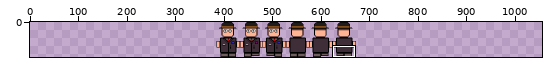
Two versions of one sprite sheet, images/spritesheets/fils_du_préfet_spritesheet.png. Above, an overview of the earlier version with the close-up marked.
Close-up. Earlier state:
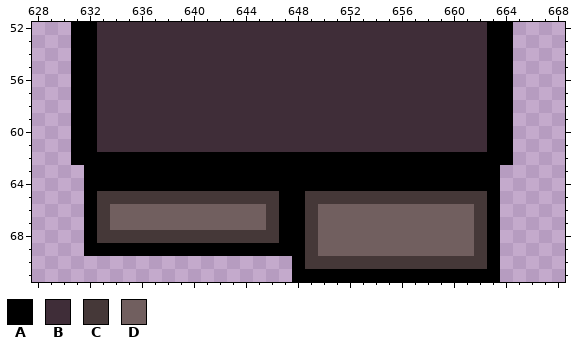
The file is 288x72 pixels. Shown: x 628..668, y 52..71. The old version is drawn lined up with the new one, on the new canvas. The commit also changed other parts of the picture, which this record leaves out.
Palette (. is transparent): A #000000  B #3f2d38  C #453838  D #715f5f
Pixels before, first column x 631:
52 AABBBBBBBBBBBBBBBBBBBBBBBBBBBBBBAA
53 AABBBBBBBBBBBBBBBBBBBBBBBBBBBBBBAA
54 AABBBBBBBBBBBBBBBBBBBBBBBBBBBBBBAA
55 AABBBBBBBBBBBBBBBBBBBBBBBBBBBBBBAA
56 AABBBBBBBBBBBBBBBBBBBBBBBBBBBBBBAA
57 AABBBBBBBBBBBBBBBBBBBBBBBBBBBBBBAA
58 AABBBBBBBBBBBBBBBBBBBBBBBBBBBBBBAA
59 AABBBBBBBBBBBBBBBBBBBBBBBBBBBBBBAA
60 AABBBBBBBBBBBBBBBBBBBBBBBBBBBBBBAA
61 AABBBBBBBBBBBBBBBBBBBBBBBBBBBBBBAA
62 AAAAAAAAAAAAAAAAAAAAAAAAAAAAAAAAAA
63 .AAAAAAAAAAAAAAAAAAAAAAAAAAAAAAAA.
64 .AAAAAAAAAAAAAAAAAAAAAAAAAAAAAAAA.
65 .ACCCCCCCCCCCCCCAACCCCCCCCCCCCCCA.
66 .ACDDDDDDDDDDDDCAACDDDDDDDDDDDDCA.
67 .ACDDDDDDDDDDDDCAACDDDDDDDDDDDDCA.
68 .ACCCCCCCCCCCCCCAACDDDDDDDDDDDDCA.
69 .AAAAAAAAAAAAAAAAACDDDDDDDDDDDDCA.
70 .................ACCCCCCCCCCCCCCA.
71 .................AAAAAAAAAAAAAAAA.
Now the later version:
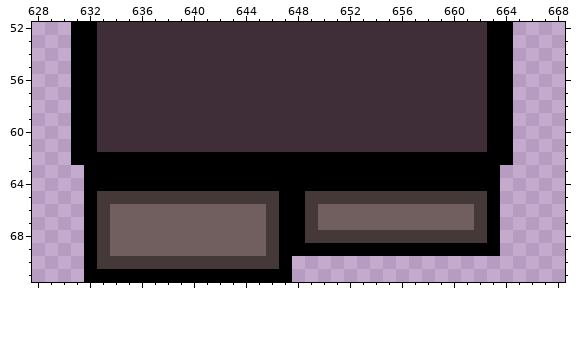
From old to new:
canvas 288x72 -> 1056x72, the old top-left corner now at 385,0
y 68: x 634..645 CCCCCCCCCCCC -> DDDDDDDDDDDD; x 650..661 DDDDDDDDDDDD -> CCCCCCCCCCCC
y 69: x 633..646 AAAAAAAAAAAAAA -> CDDDDDDDDDDDDC; x 649..662 CDDDDDDDDDDDDC -> AAAAAAAAAAAAAA
y 70: x 632..663 ................ACCCCCCCCCCCCCCA -> ACCCCCCCCCCCCCCA................
y 71: x 632..663 ................AAAAAAAAAAAAAAAA -> AAAAAAAAAAAAAAAA................
Boxes around the changes in both close-ups, in picture pixels (x1, y1, x2, y2):
changed: (84, 230, 500, 282)
